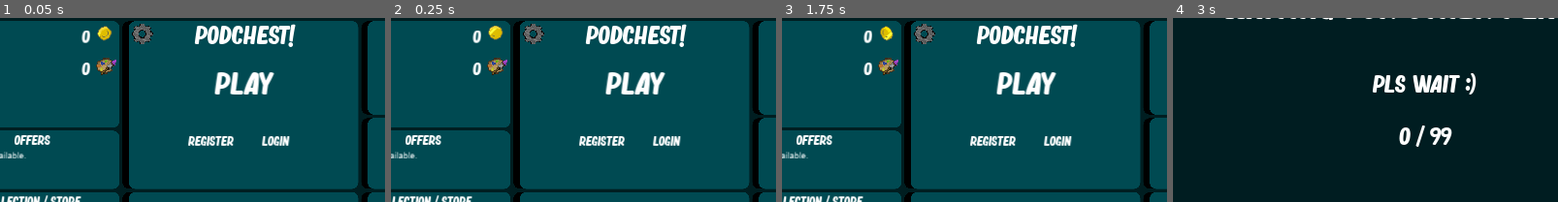
Above: before the commit, frames 1-4 (left to right).
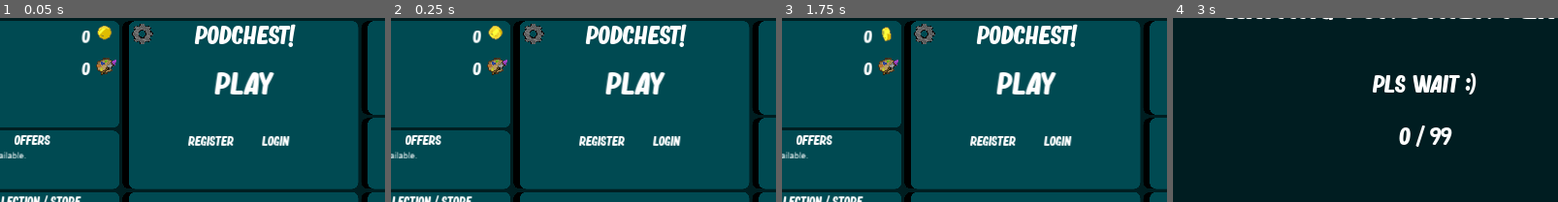
Above: after the commit, the same moments.

Repository: Ludermis/Podchest
Game: Godot game, scene res://Prefabs/Scenes/MainScene.tscn
The game is run twice, just before and just after one commit, with the same random seed, the same clock (stepped at 60 frames per second) and the same inputs.
Inputs (mouse positions are % of the whole screen's width and height, from its top left):
- Up to frame 1 (0.05 s): no input
- Up to frame 2 (0.25 s): no input
- Up to frame 3 (1.75 s): click "Play" at 0.5 s; click "Main Menu" at 1.25 s
- Up to frame 4 (3 s): click "Play" at 2 s; tap Enter at 2.75 s; move the mouse to (72, 44) at 2.77 s; hold D (right) from 2.78 s (still down); click (72, 44) at 2.85 s
The pictures show only the part of the screen within x 18-68%, y 11-61%; the shares and areas given below are measured in that part.

The runs differ from the first frame. In frame 1, 0.1% of the frame differs, in the area x 25-29%, y 4-13%; in frame 2, 0.2%; in frame 3, 0.2%; in frame 4, nothing differs.

Commit message:
Lynext
Villager done

Diff:
--- a/Prefabs/Scenes/MainScene.tscn
+++ b/Prefabs/Scenes/MainScene.tscn
@@ -481,7 +481,7 @@
 position = Vector2( 411.432, 42.1931 )
 scale = Vector2( 2, 2 )
 frames = SubResource( 13 )
-frame = 2
+frame = 3
 playing = true
 
 [node name="APSprite" type="AnimatedSprite" parent="AccountPanel"]
--- a/Scripts/Characters/Villager.gd
+++ b/Scripts/Characters/Villager.gd
@@ -4,6 +4,8 @@
 var scytheRotation = 0 setget setScytheRotation
 
 func setScytheActive (isActive):
+	if scytheActive == isActive:
+		return
 	scytheActive = isActive
 	if isActive:
 		$Schyte.visible = true
@@ -11,8 +13,9 @@
 		$Schyte.visible = false
 
 func setScytheRotation (rot):
-	scytheRotation = rot
-	$Schyte.rotation = rot
+	if id != Client.selfPeerID:
+		scytheRotation = rot
+		$Schyte.rotation = rot
 
 func inputHandler():
 	if Input.is_action_just_pressed('skill1'):
@@ -41,8 +44,18 @@
 		skills[2].characterNode = id
 		skills[2].init()
 
+		skills[3] = preload("res://Scripts/Skills/Villager/VillagerRSkill.gd").new()
+		skills[3].id = 3
+		skills[3].characterNode = id
+		skills[3].init()
+
 func _physics_process(delta):
 	if id == Client.selfPeerID:
 		skillSystem(delta)
 		inputHandler()
-		get_tree().root.get_node("Main").rpc_id(1,"objectUpdated",Client.selfPeerID,id,{"pressed": {"left": Input.is_action_pressed('left'), "right": Input.is_action_pressed('right'), "up": Input.is_action_pressed('up'), "down": Input.is_action_pressed('down')}})
+		var dict = {}
+		dict["pressed"] = {"left": Input.is_action_pressed('left'), "right": Input.is_action_pressed('right'), "up": Input.is_action_pressed('up'), "down": Input.is_action_pressed('down')}
+		if scytheActive:
+			dict["scytheRotation"] = $Schyte.rotation
+			dict["mousePos"] = get_global_mouse_position()
+		get_tree().root.get_node("Main").rpc_id(1,"objectUpdated",Client.selfPeerID,id,dict)
--- a/Scripts/Skills/Villager/VillagerESkill.gd
+++ b/Scripts/Skills/Villager/VillagerESkill.gd
@@ -79,5 +79,3 @@
 		if Input.is_action_just_pressed("leftclick") && canCast:
 			castLocation = Vars.objects[characterNode].get_global_mouse_position()
 			Vars.objects[characterNode].get_tree().root.get_node("Main").rpc_id(1,"objectCalled",Client.selfPeerID,characterNode,"useSkill",[id,{"castLocation": castLocation}])
-		if casting:
-			Vars.objects[characterNode].get_tree().root.get_node("Main/CanvasLayer/ProgressBar").value = (castTime - castRemaining) / castTime * 100
--- a/Scripts/Skills/Villager/VillagerQSkill.gd
+++ b/Scripts/Skills/Villager/VillagerQSkill.gd
@@ -81,5 +81,3 @@
 		if Input.is_action_just_pressed("leftclick") && canCast:
 			castLocation = Vars.objects[characterNode].get_global_mouse_position()
 			Vars.objects[characterNode].get_tree().root.get_node("Main").rpc_id(1,"objectCalled",Client.selfPeerID,characterNode,"useSkill",[id,{"castLocation": castLocation}])
-		if casting:
-			Vars.objects[characterNode].get_tree().root.get_node("Main/CanvasLayer/ProgressBar").value = (castTime - castRemaining) / castTime * 100
--- a/Scripts/Skills/Villager/VillagerRSkill.gd
+++ b/Scripts/Skills/Villager/VillagerRSkill.gd
@@ -1,82 +1,42 @@
 extends "res://Scripts/Base/Skill.gd"
 
-var casting = false
-var castTime = 1.0
-var cooldown = 25
-var cooldownRemaining = 0
-var castRemaining = castTime
+var casting
+var activeTime
+var activeTimeRemaining
+var castTime
+var castRemaining
+var cooldown
+var cooldownRemaining
 var characterNode : int
-var activeTime = 10
-var activeTimeRemaining = activeTime
+var gotInfo = false
 
 func _ready():
 	pass
 
-func _init():
+func init ():
 	type = "cast"
+	Vars.objects[characterNode].get_tree().root.get_node("Main").rpc_id(1,"objectCalled",Client.selfPeerID,characterNode,"getSkillInfo",[characterNode,id])
 
 func use ():
-	if Client.selfPeerID == characterNode:
-		cast()
+	if cooldownRemaining <= 0 && !Vars.objects[characterNode].anySkillCasting():
+		Vars.objects[characterNode].get_tree().root.get_node("Main").rpc_id(1,"objectCalled",Client.selfPeerID,characterNode,"useSkill",[id,{}])
 
-func getSharedData ():
-	var data = {}
-	data["casting"] = casting
-	data["castTime"] = castTime
-	data["cooldown"] = cooldown
-	data["cooldownRemaining"] = cooldownRemaining
-	data["castRemaining"] = castRemaining
-	data["activeTimeRemaining"] = activeTimeRemaining
-	return data
+func cast (data):
+	Vars.objects[characterNode].get_tree().root.get_node("Main/CanvasLayer/ProgressBar").visible = true
+	Vars.objects[characterNode].get_tree().root.get_node("Main/CanvasLayer/Skills/Skill3/Progress").modulate = Color.blue
 
-func cast ():
-	if Client.selfPeerID == characterNode && cooldownRemaining <= 0 && !Vars.objects[characterNode].anySkillCasting():
-		casting = true
-		Vars.objects[characterNode].get_tree().root.get_node("Main/CanvasLayer/ProgressBar").visible = true
-		Vars.objects[characterNode].get_tree().root.get_node("Main/CanvasLayer/Skills/Skill3/Progress").modulate = Color.blue
-		Vars.objects[characterNode].addImpact("RootImpact", {"timeRemaining": castTime, "animStart": "cast", "animEnd": "downIdle"}, -1)
-		castRemaining = castTime
-		activeTimeRemaining = activeTime
-		Vars.objects[characterNode].get_tree().root.get_node("Main").rpc_id(1,"objectCalled",Client.selfPeerID,characterNode,"updateSkillInfo",[id,getSharedData()])
-
-func castEnd(castAlready):
-	if Client.selfPeerID == Vars.roomMaster && !castAlready:
-		casting = false
-		cooldownRemaining = cooldown
-		castRemaining = 9999
-		Vars.objects[characterNode].get_tree().root.get_node("Main").rpc_id(1,"objectCalled",Client.selfPeerID,characterNode,"updateSkillInfo",[id,getSharedData()])
-		Vars.objects[characterNode].get_tree().root.get_node("Main").rpc_id(1,"objectCalled",Client.selfPeerID,characterNode,"skillCalled",[id,"castEnd",[true]])
-		Vars.objects[characterNode].setScytheActive(true)
-		Vars.objects[characterNode].get_tree().root.get_node("Main").rpc_id(1,"objectUpdated",Client.selfPeerID,characterNode,{"scytheActive": true})
-	if Client.selfPeerID == characterNode:
-		Vars.objects[characterNode].get_tree().root.get_node("Main/CanvasLayer/ProgressBar").visible = false
+func castEnd(data):
+	Vars.objects[characterNode].get_tree().root.get_node("Main/CanvasLayer/ProgressBar").visible = false
 
 func update(delta):
-	if Client.selfPeerID == characterNode:
-		if !casting:
-			if cooldownRemaining > 0:
-				Vars.objects[characterNode].get_tree().root.get_node("Main/CanvasLayer/Skills/Skill3/Progress").get_material().set_shader_param("value",((cooldown - cooldownRemaining) / cooldown) * 100)
-				Vars.objects[characterNode].get_tree().root.get_node("Main/CanvasLayer/Skills/Skill3/Progress").modulate = Color.red
-			else:
-				Vars.objects[characterNode].get_tree().root.get_node("Main/CanvasLayer/Skills/Skill3/Progress").get_material().set_shader_param("value",101)
-				Vars.objects[characterNode].get_tree().root.get_node("Main/CanvasLayer/Skills/Skill3/Progress").modulate = Color.lime
-		if casting:
+	if !gotInfo:
+		return
+	if !casting:
+		if cooldownRemaining > 0:
+			Vars.objects[characterNode].get_tree().root.get_node("Main/CanvasLayer/Skills/Skill3/Progress").get_material().set_shader_param("value",((cooldown - cooldownRemaining) / cooldown) * 100)
+			Vars.objects[characterNode].get_tree().root.get_node("Main/CanvasLayer/Skills/Skill3/Progress").modulate = Color.red
+		else:
+			Vars.objects[characterNode].get_tree().root.get_node("Main/CanvasLayer/Skills/Skill3/Progress").get_material().set_shader_param("value",101)
+			Vars.objects[characterNode].get_tree().root.get_node("Main/CanvasLayer/Skills/Skill3/Progress").modulate = Color.lime
+	else:
 			Vars.objects[characterNode].get_tree().root.get_node("Main/CanvasLayer/ProgressBar").value = (castTime - castRemaining) / castTime * 100
-	if Client.selfPeerID == Vars.roomMaster:
-		var dict = {}
-		if Vars.objects[characterNode].scytheActive:
-			activeTimeRemaining -= delta
-			dict["activeTimeRemaining"] = activeTimeRemaining
-		if casting:
-			castRemaining -= delta
-			dict["castRemaining"] = castRemaining
-			if castRemaining <= 0:
-				castEnd(false)
-		elif cooldownRemaining > 0:
-			cooldownRemaining -= delta
-			dict["cooldownRemaining"] = cooldownRemaining
-		if !dict.empty():
-			Vars.objects[characterNode].get_tree().root.get_node("Main").rpc_id(1,"objectCalled",Client.selfPeerID,characterNode,"updateSkillInfo",[id,dict])
-		if Vars.objects[characterNode].scytheActive && activeTimeRemaining <= 0:
-			Vars.objects[characterNode].setScytheActive(false)
-			Vars.objects[characterNode].get_tree().root.get_node("Main").rpc_id(1,"objectUpdated",Client.selfPeerID,characterNode,{"scytheActive": false})
